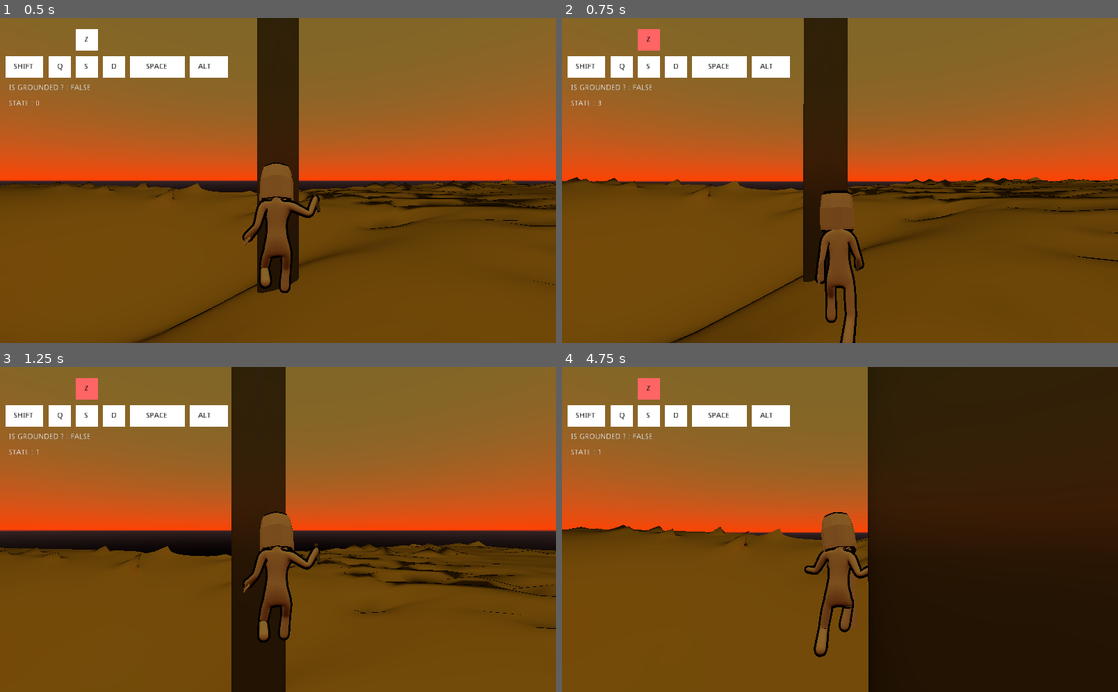
Above: before the commit, frames 1-4 (two rows, left to right).
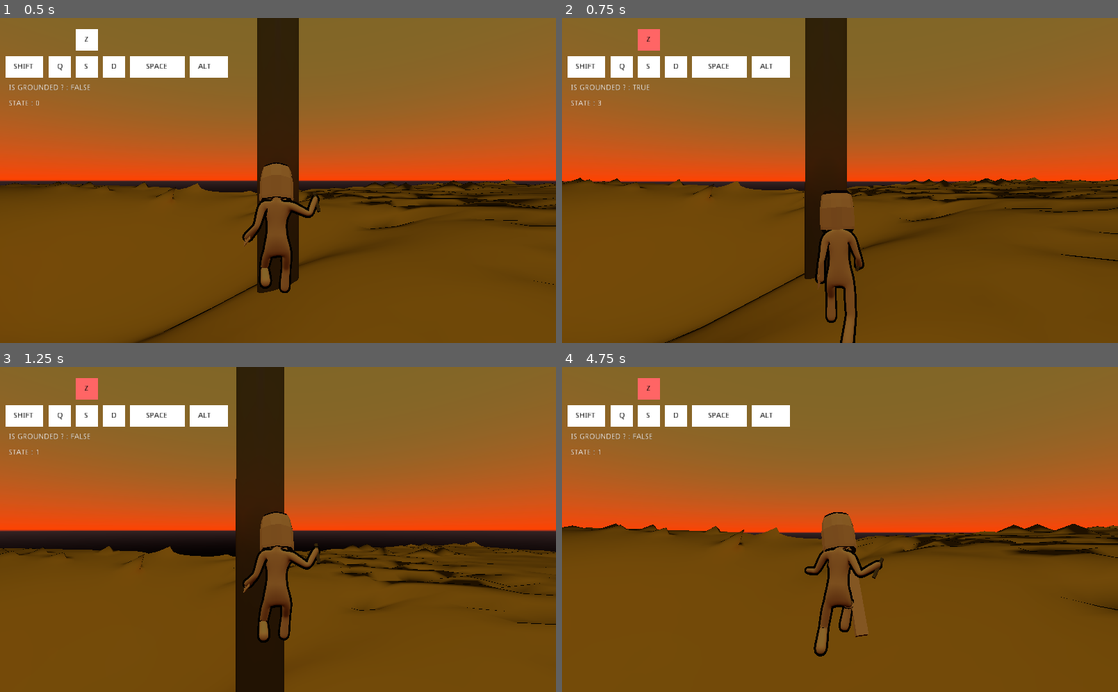
Above: after the commit, the same moments.

Repository: LeoGarcia2/godot_test
Game: Godot game, scene res://scene1.tscn
The game is run twice, just before and just after one commit, with the same random seed, the same clock (stepped at 60 frames per second) and the same inputs.
Inputs (mouse positions are in pixels of both pictures, inside the frame that each line leads up to):
- Up to frame 1 (0.5 s): no input
- Up to frame 2 (0.75 s): tap Enter at 0.5 s; move the mouse to (867, 180) at 0.52 s; hold Z (forward) from 0.53 s (still down); hold Right mouse button (aim) from 0.53 s (still down)
- Up to frame 3 (1.25 s): keep holding Z (forward); keep holding Right mouse button (aim); tap Space (jump) at 0.77 s; tap Middle mouse button (grapple) at 0.8 s
- Up to frame 4 (4.75 s): keep holding Z (forward); move the mouse to (812, 529) at 1.27 s; release Right mouse button (aim) at 1.28 s; tap Middle mouse button (grapple) at 1.35, 3.8, 4.35 s; tap Space (jump) at 1.52, 3.02, 3.77, 4.52 s; tap Alt (slide) at 1.55, 4.55 s; move the mouse to (851, 523) at 2.02 s; hold Alt (slide) 2.03-2.78 s; tap Shift (sprint) at 2.3, 2.85 s; move the mouse to (834, 536) at 2.77 s; right-click (834, 536) at 3.05 s; move the mouse to (878, 532) at 3.52 s; hold Right mouse button (aim) 3.53-4.28 s; move the mouse to (795, 526) at 4.27 s

Frame 1 is identical in both runs. In frame 2, 1.4% of the frame differs, in the area x 0-100%, y 0-100%; in frame 3, 1.8%; in frame 4, 44%.

Commit message:
amélioration du code

Diff:
--- a/player/Player.gd
+++ b/player/Player.gd
@@ -77,15 +77,29 @@
 	if $slide_duration.is_stopped():
 	# INITIALISATION DU STATE
 		state = STANDING
-		$Camroot/h/v.translation = Vector3(0, lerp($Camroot/h/v.translation.y, 2.4, slide_cam_speed * delta), 0)
-		$CollisionShape.shape.height = 1.4
-		$CollisionShape.translation = Vector3(0, 1.1, 0)
 	else:
 	# SLIDING STATE
 		state = SLIDING
-		$Camroot/h/v.translation = Vector3(0, lerp($Camroot/h/v.translation.y, 0.4, slide_cam_speed * delta), 0)
-		$CollisionShape.shape.height = 0.4
-		$CollisionShape.translation = Vector3(0, 0.6, 0)
+
+	if Input.is_action_pressed("aim"):
+		if state != SLIDING && $touch_floor.is_colliding():
+	# AIMING STATE
+			state = AIMING
+
+	if Input.is_action_pressed("forward") || Input.is_action_pressed("backward") || Input.is_action_pressed("right") || Input.is_action_pressed("left"):
+		if state != SLIDING && state != AIMING:
+	# WALKING STATE
+			state = WALKING
+
+	if Input.is_action_pressed("sprint") && state == WALKING:
+	# RUNNING STATE
+		state = RUNNING
+
+	if grapple_hook != null:
+	# GRAPPLING STATE
+		state = GRAPPLING
+
+	#BEGIN
 
 	var h_rot = $Camroot/h.global_transform.basis.get_euler().y
 
@@ -94,57 +108,48 @@
 	else:
 		$Mesh/t_pose/Armature/Skeleton/BoneAttachment/blade.isHitting = true
 
-	if state != SLIDING:
-		acceleration = 11
-	else:
-		acceleration = 6
-
-	if Input.is_action_pressed("aim"):
-		if state != SLIDING && $touch_floor.is_colliding():
-			$Mesh/t_pose/AnimationTree.set("parameters/aim_transition/current", 0)
-	# AIMING STATE
-			state = AIMING
-	else:
-		$Mesh/t_pose/AnimationTree.set("parameters/aim_transition/current", 1)
-
 	if $touch_floor.is_colliding():
 		if Input.is_action_just_pressed("jump"):
 			vertical_velocity = -jump_magnitude
 
-	if Input.is_action_pressed("forward") || Input.is_action_pressed("backward") || Input.is_action_pressed("right") || Input.is_action_pressed("left"):
+	#STATE CHECK
+	if state == STANDING:
+		movement_speed = 0
+		$Mesh/t_pose/AnimationTree.set("parameters/iwr_blend/blend_amount", lerp($Mesh/t_pose/AnimationTree.get("parameters/iwr_blend/blend_amount"), -1, delta * acceleration))
+		strafe_dir = Vector3.ZERO
+	else:
 		direction = Vector3(
 			Input.get_action_strength("left") - Input.get_action_strength("right"),
 			0,
 			Input.get_action_strength("forward") - Input.get_action_strength("backward")
 		)
-
 		strafe_dir = direction
-
 		direction = direction.rotated(Vector3.UP, h_rot).normalized()
 
-		if Input.is_action_pressed("sprint") && $Mesh/t_pose/AnimationTree.get("parameters/aim_transition/current") == 1:
-			if state != AIMING && state != SLIDING:
-	# RUNNING STATE
-				state = RUNNING
-			movement_speed = run_speed
-			$Mesh/t_pose/AnimationTree.set("parameters/iwr_blend/blend_amount", lerp($Mesh/t_pose/AnimationTree.get("parameters/iwr_blend/blend_amount"), 1, delta * acceleration))
-		else:
-			if state != AIMING && state != SLIDING:
-	# WALKING STATE
-				state = WALKING
-			movement_speed = walk_speed
-			$Mesh/t_pose/AnimationTree.set("parameters/iwr_blend/blend_amount", lerp($Mesh/t_pose/AnimationTree.get("parameters/iwr_blend/blend_amount"), 0, delta * acceleration))
+	if state == SLIDING:
+		acceleration = 6
+		$Camroot/h/v.translation = Vector3(0, lerp($Camroot/h/v.translation.y, 0.4, slide_cam_speed * delta), 0)
+		$CollisionShape.shape.height = 0.4
+		$CollisionShape.translation = Vector3(0, 0.6, 0)
 	else:
-		movement_speed = 0
-		$Mesh/t_pose/AnimationTree.set("parameters/iwr_blend/blend_amount", lerp($Mesh/t_pose/AnimationTree.get("parameters/iwr_blend/blend_amount"), -1, delta * acceleration))
-		strafe_dir = Vector3.ZERO
+		acceleration = 11
+		$Camroot/h/v.translation = Vector3(0, lerp($Camroot/h/v.translation.y, 2.4, slide_cam_speed * delta), 0)
+		$CollisionShape.shape.height = 1.4
+		$CollisionShape.translation = Vector3(0, 1.1, 0)
 
-		if state == AIMING:
-			direction = $Camroot/h.global_transform.basis.z
+	if state == AIMING:
+		$Mesh/t_pose/AnimationTree.set("parameters/aim_transition/current", 0)
+		direction = $Camroot/h.global_transform.basis.z
+	else:
+		$Mesh/t_pose/AnimationTree.set("parameters/aim_transition/current", 1)
 
-	if grapple_hook != null:
-	# GRAPPLING STATE
-		state = GRAPPLING
+	if state == WALKING:
+		movement_speed = walk_speed
+		$Mesh/t_pose/AnimationTree.set("parameters/iwr_blend/blend_amount", lerp($Mesh/t_pose/AnimationTree.get("parameters/iwr_blend/blend_amount"), 0, delta * acceleration))
+
+	if state == RUNNING:
+		movement_speed = run_speed
+		$Mesh/t_pose/AnimationTree.set("parameters/iwr_blend/blend_amount", lerp($Mesh/t_pose/AnimationTree.get("parameters/iwr_blend/blend_amount"), 1, delta * acceleration))
 
 	if state == GRAPPLING:
 		movement_speed = 15
@@ -155,7 +160,7 @@
 		var distance = grapple_base.distance_to(grapple_hook)
 		$Mesh/t_pose/Armature/Skeleton/grapple/Spatial/MeshInstance.scale = Vector3(1, 1, distance)
 		$Mesh/t_pose/Armature/Skeleton/grapple/Spatial/MeshInstance.translation = Vector3(0, 0, distance/2)
-
+	# END STATE CHECK
 
 	velocity = lerp(velocity, direction * movement_speed, delta * acceleration)
 
